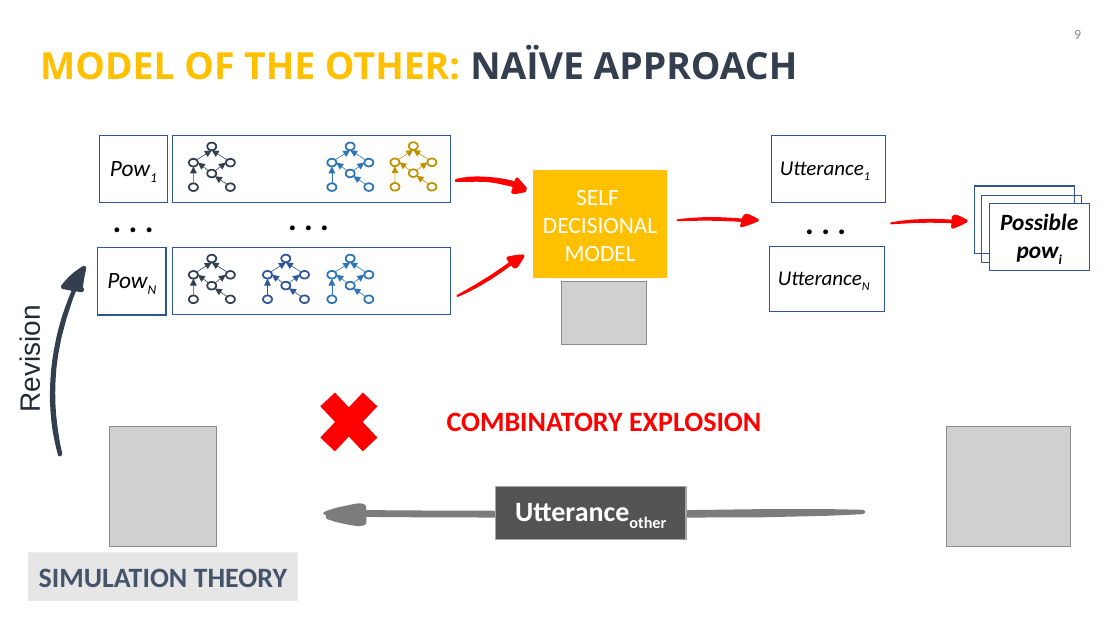
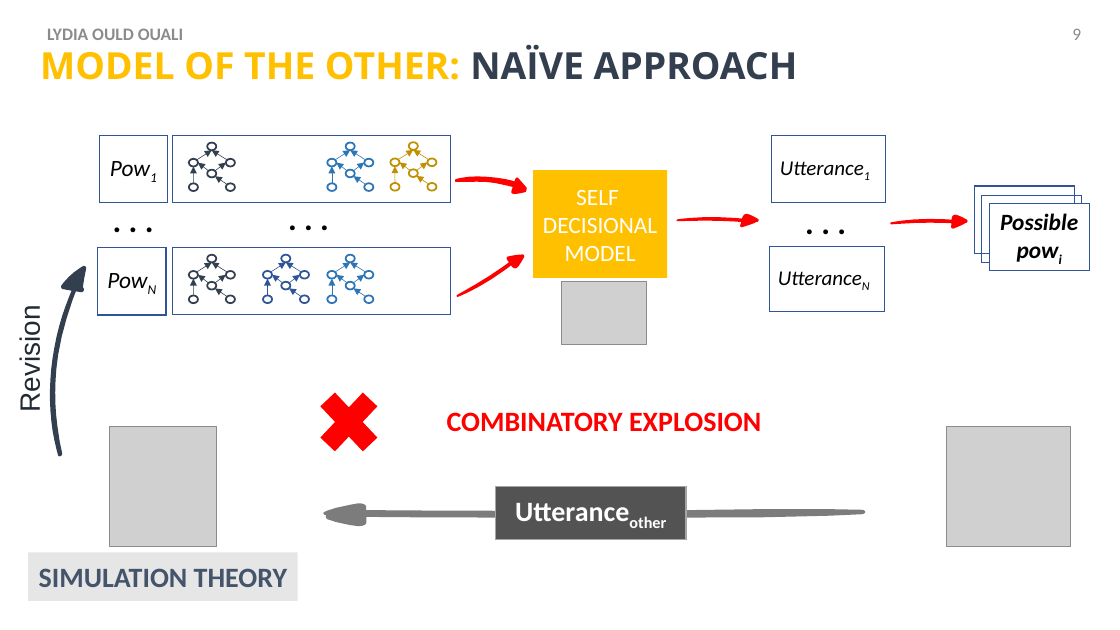
Before and after one commit to Olydia/Discolog, a slide deck: slide 14 of papers/Presentations/intellisys/intellysis.pptx. Drawn at 1120x630 pixels with LibreOffice and Linux fonts; fonts in the diff are those of the drawing; grey boxes stand for pictures. Boxes give left, top, right and bottom in pixels: in the first picture for what was removed or moved away, otherwise in the second. Text is boxed around its words. In the diff, an @@ line names an element or a change of style, - is before the commit and + after.

```diff
--- a/papers/Presentations/intellisys/intellysis.pptx
+++ b/papers/Presentations/intellisys/intellysis.pptx
@@ text added at (x1=47, y1=28, x2=183, y2=40), 15 pt, text #8C8C8C, bold @@
+LYDIA OULD OUALI
@@ text "9" at (x1=1072, y1=29, x2=1081, y2=40): size 12 to 15 pt @@
```
Also in this commit, not shown: 19 other slides changed, 2 other files.
